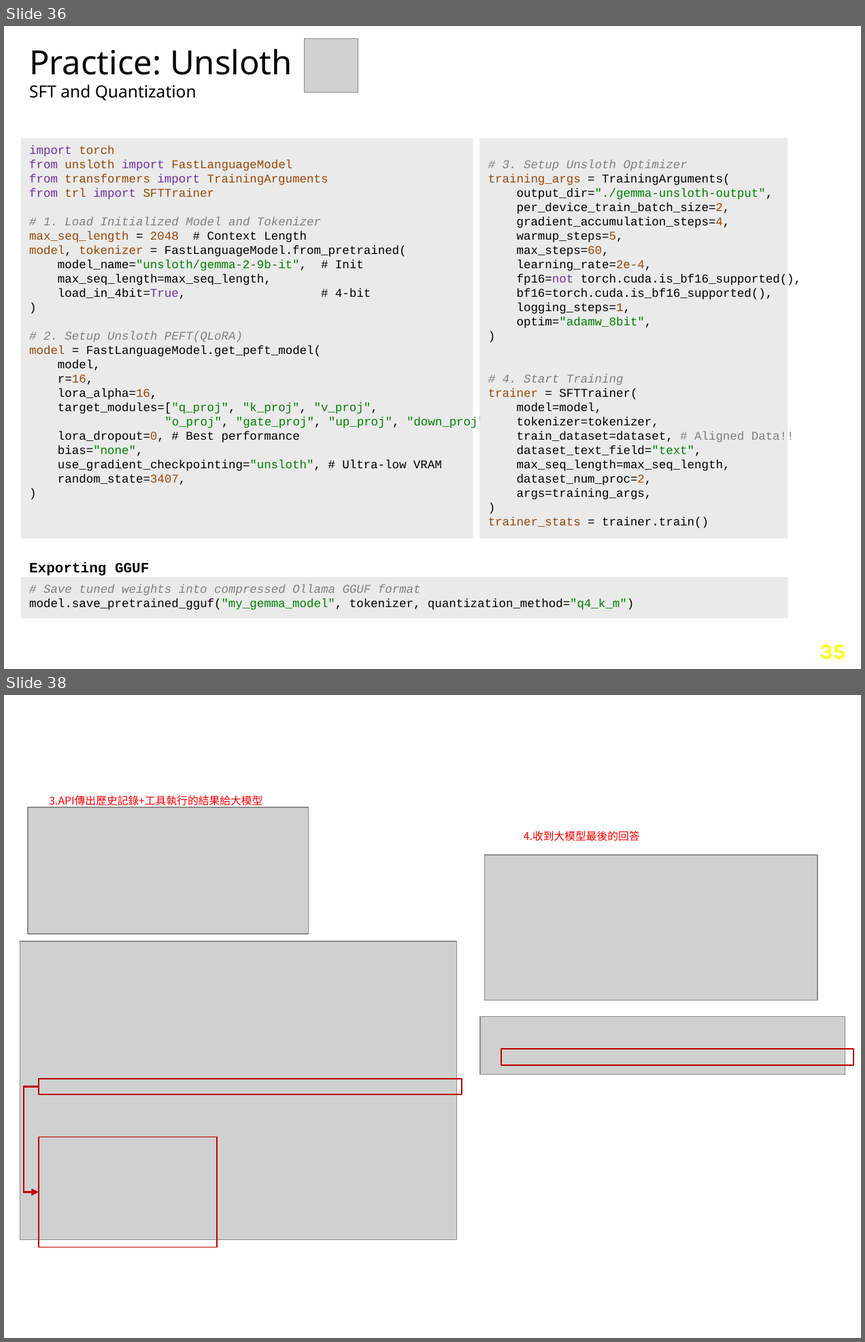
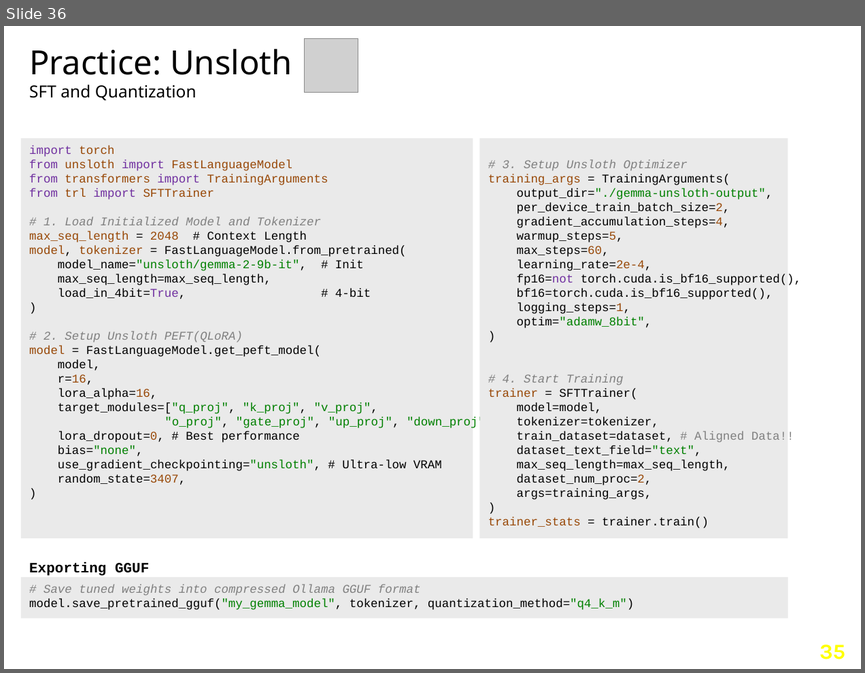
Before and after one commit to navibator/crazy-ai, a slide deck: gemma-v4.pptx. Shown one above the other, each under a label of ours: slides 36 and 38 before the commit, slide 36 after it; the slides between them are not shown. The pictures are 865x1342 and 865x673 pixels, drawn with LibreOffice and Linux fonts; fonts in the diff are those of the drawing; grey boxes stand for pictures; background and template pictures are left out. Boxes give left, top, right and bottom in pixels: in the first picture for what was removed or moved away, otherwise in the second. Text is boxed around its words. In the diff, an @@ line names an element or a change of style, - is before the commit and + after.

```diff
--- a/gemma-v4.pptx
+++ b/gemma-v4.pptx
@@ slide 38 removed at [4, 695, 861, 1338], background #FFFFFF @@
@@ text removed at [49, 795, 262, 808] @@
-3.API傳出歷史記錄+工具執行的結果給大模型
@@ picture removed at [28, 807, 309, 934] @@
@@ text removed at [524, 830, 640, 841] @@
-4.收到大模型最後的回答
@@ picture removed at [485, 855, 818, 1001] @@
@@ picture removed at [20, 941, 456, 1239] @@
@@ picture removed at [481, 1016, 845, 1074] @@
@@ rectangle removed at [501, 1049, 853, 1065] @@
@@ rectangle removed at [38, 1078, 462, 1093] @@
@@ elbow arrow removed from (39, 1087) to (38, 1192) @@
@@ rectangle removed at [38, 1136, 216, 1246] @@
```
Also in this commit, not shown: 3 slides changed, 3 other slides removed, 2 other files.
